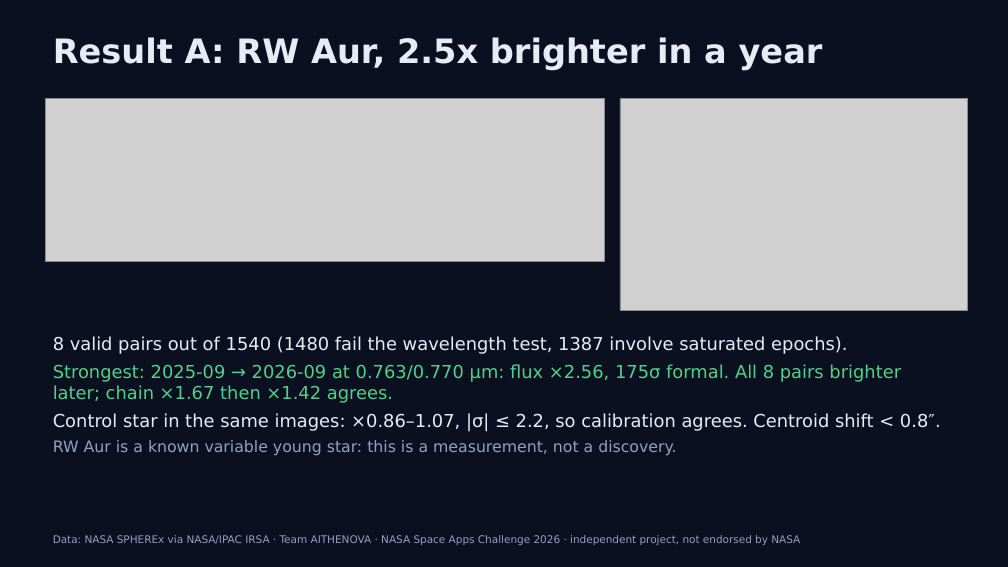
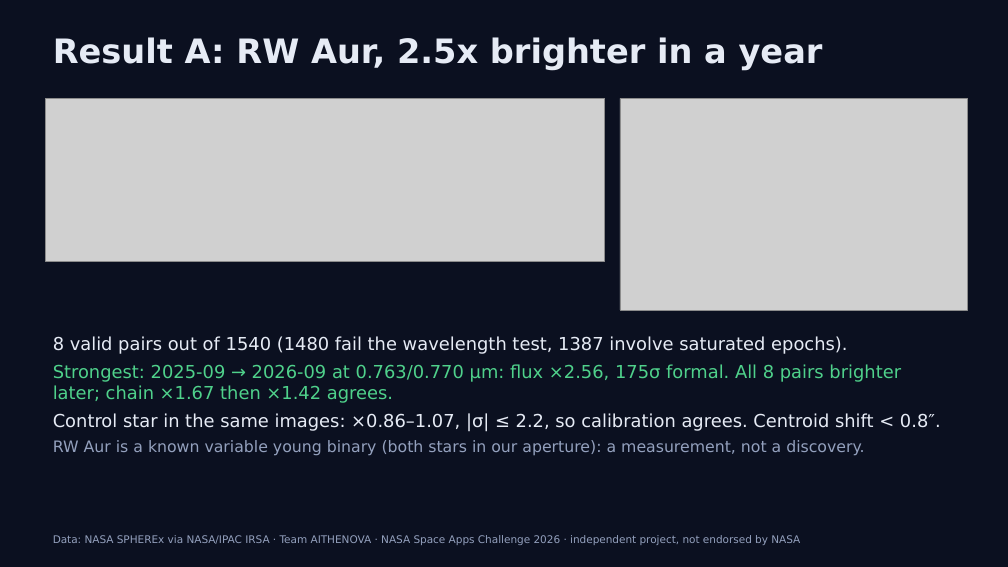
Before and after one commit to evantampa129/HIPPARCHUS-SpaceApps2026, a slide deck: slide 5 of presentation/hipparchus_7_slides.pptx. Drawn at 1008x567 pixels with LibreOffice and Linux fonts; fonts in the diff are those of the drawing; grey boxes stand for pictures. Boxes give left, top, right and bottom in pixels: in the first picture for what was removed or moved away, otherwise in the second. Text is boxed around its words. In the diff, an @@ line names an element or a change of style, - is before the commit and + after.

```diff
--- a/presentation/hipparchus_7_slides.pptx
+++ b/presentation/hipparchus_7_slides.pptx
@@ text at [53,440,864,456]: text changed @@
-RW Aur is a known variable young star: this is a measurement, not a discovery.
+RW Aur is a known variable young binary (both stars in our aperture): a measurement, not a discovery.
```
Also in this commit, not shown: 2 other slides changed, 11 other files.
